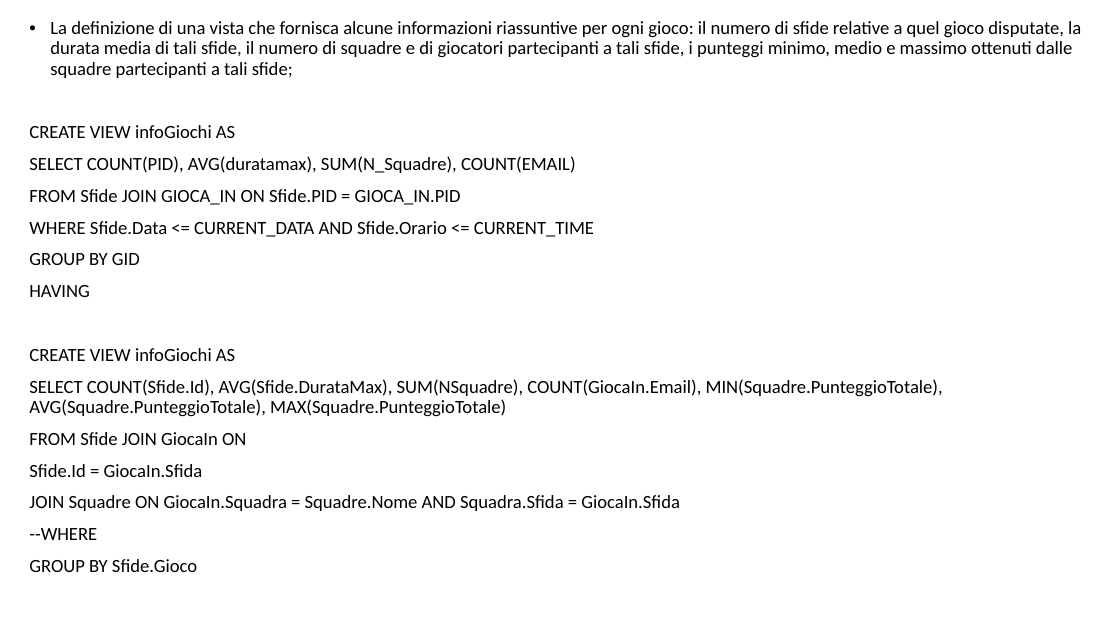
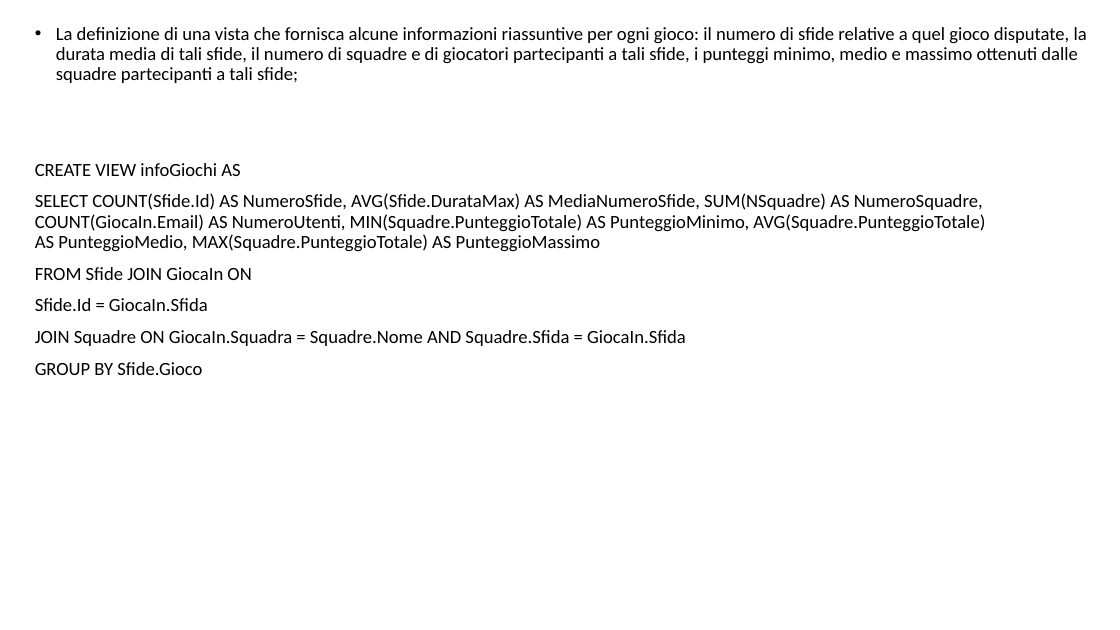
Before and after one commit to DavideGit-cs/BD_Progetto_Gruppo11, a slide deck: slide 22 of Vincoli_Domini_BDProgetto_finale.pptx (slide 18 before the commit). Drawn at 1120x630 pixels with LibreOffice and Linux fonts; fonts in the diff are those of the drawing. Boxes give left, top, right and bottom in pixels: in the first picture for what was removed or moved away, otherwise in the second. Text is boxed around its words. In the diff, an @@ line names an element or a change of style, - is before the commit and + after.

```diff
--- a/Vincoli_Domini_BDProgetto_finale.pptx
+++ b/Vincoli_Domini_BDProgetto_finale.pptx
@@ text at (35,193,985,252): text changed @@
-SELECT COUNT(PID), AVG(duratamax), SUM(N_Squadre), COUNT(EMAIL)
-FROM Sfide JOIN GIOCA_IN ON Sfide.PID = GIOCA_IN.PID
-WHERE Sfide.Data <= CURRENT_DATA AND Sfide.Orario <= CURRENT_TIME
-GROUP BY GID
-HAVING
-CREATE VIEW infoGiochi AS
-SELECT COUNT(Sfide.Id), AVG(Sfide.DurataMax), SUM(NSquadre), COUNT(GiocaIn.Email), MIN(Squadre.PunteggioTotale), AVG(Squadre.PunteggioTotale), MAX(Squadre.PunteggioTotale)
+SELECT COUNT(Sfide.Id) AS NumeroSfide, AVG(Sfide.DurataMax) AS MediaNumeroSfide, SUM(NSquadre) AS NumeroSquadre, COUNT(GiocaIn.Email) AS NumeroUtenti, MIN(Squadre.PunteggioTotale) AS PunteggioMinimo, AVG(Squadre.PunteggioTotale) AS PunteggioMedio, MAX(Squadre.PunteggioTotale) AS PunteggioMassimo
@@ text at (35,330,686,346): text changed @@
-JOIN Squadre ON GiocaIn.Squadra = Squadre.Nome AND Squadra.Sfida = GiocaIn.Sfida
---WHERE
+JOIN Squadre ON GiocaIn.Squadra = Squadre.Nome AND Squadre.Sfida = GiocaIn.Sfida
```
Also in this commit, not shown: 15 other slides changed, 5 slides added, 1 slide removed, 10 other files.
